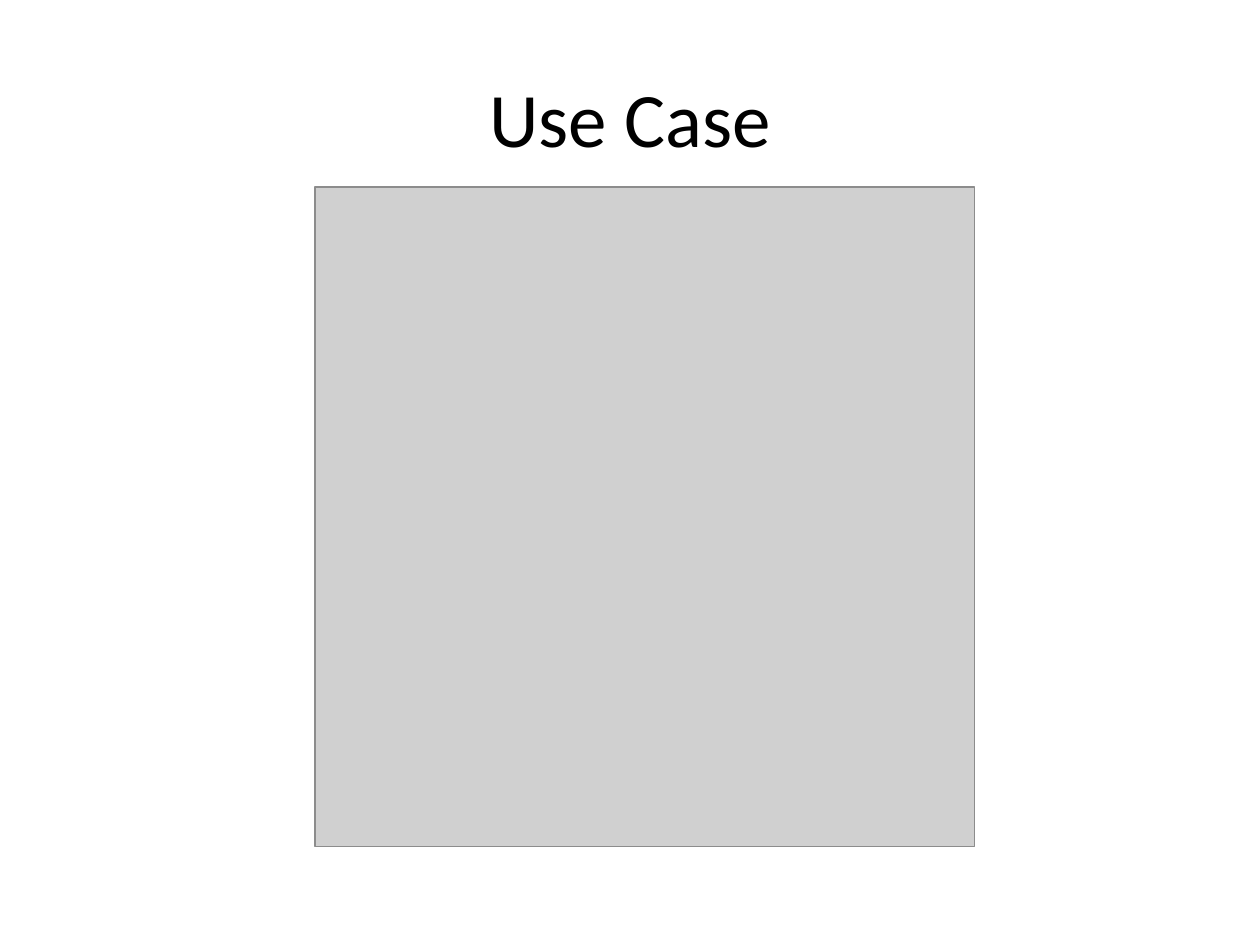
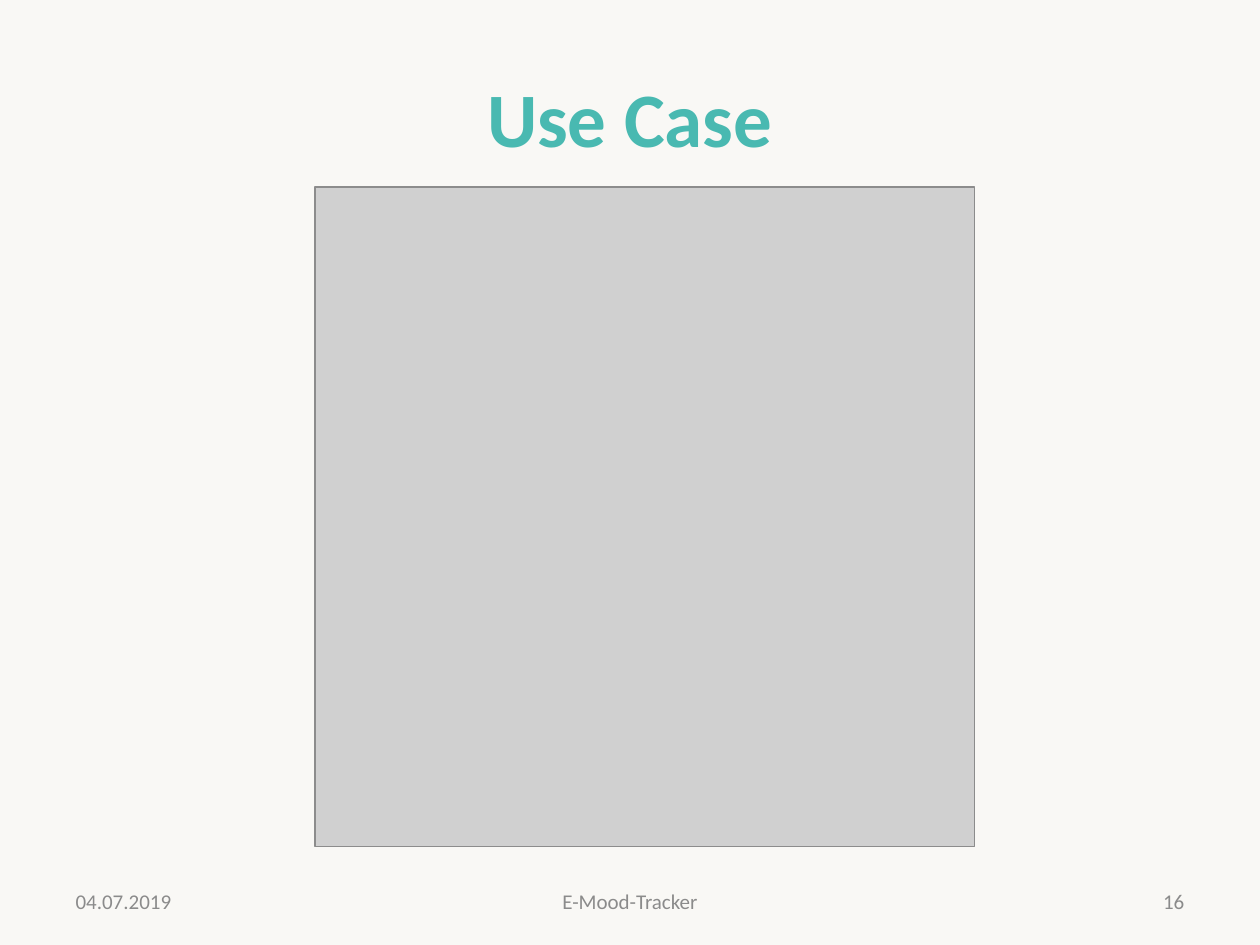
Before and after one commit to valeriapag/E-Mood-Tracker, a slide deck: slide 16 of Doku/endpräsentation-ehalth.pptx (slide 14 before the commit). Drawn at 1260x945 pixels with LibreOffice and Linux fonts; fonts in the diff are those of the drawing; grey boxes stand for pictures. Boxes give left, top, right and bottom in pixels: in the first picture for what was removed or moved away, otherwise in the second. Text is boxed around its words. In the diff, an @@ line names an element or a change of style, - is before the commit and + after.

```diff
--- a/Doku/endpräsentation-ehalth.pptx
+++ b/Doku/endpräsentation-ehalth.pptx
@@ background #FFFFFF to #EEECE1 at 33% opacity @@
@@ title "Use Case" at (487, 96, 772, 148): text colour #000000 to #49B9B1, bold on @@
@@ text added at (76, 895, 172, 909), 12 pt, text #8C8C8C @@
+04.07.2019
@@ text added at (562, 894, 697, 909), 12 pt, text #8C8C8C @@
+E-Mood-Tracker
@@ page number added at (1163, 895, 1184, 909), 12 pt, text #8C8C8C @@
+16
```
Also in this commit, not shown: 8 other slides changed, 14 slides added, 9 slides removed, 1 other file.
